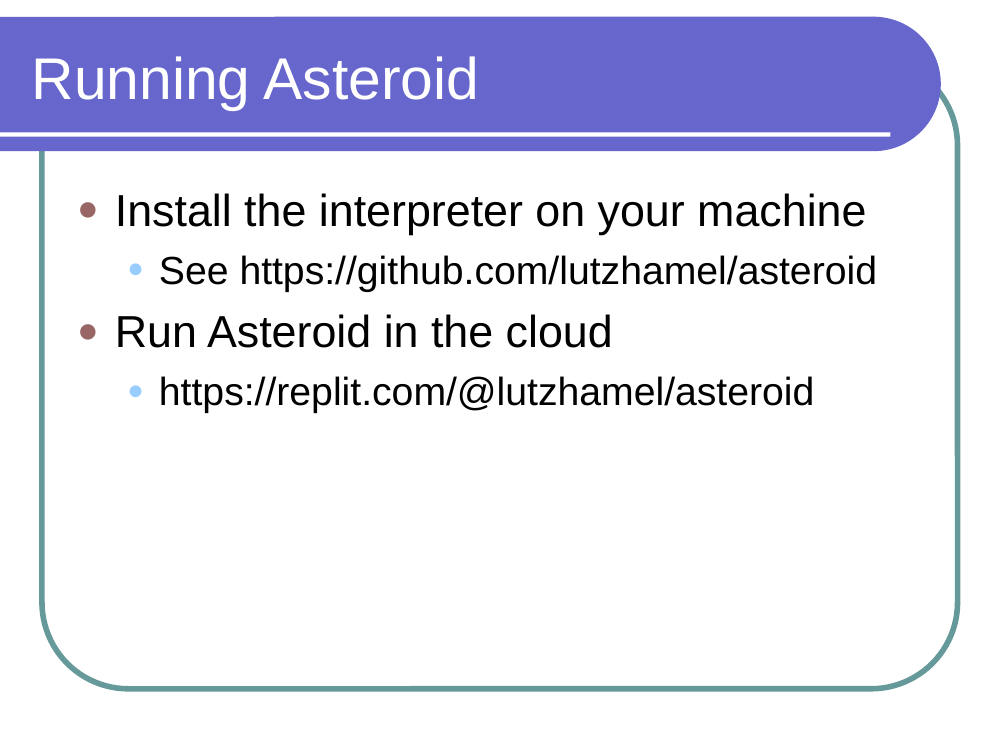
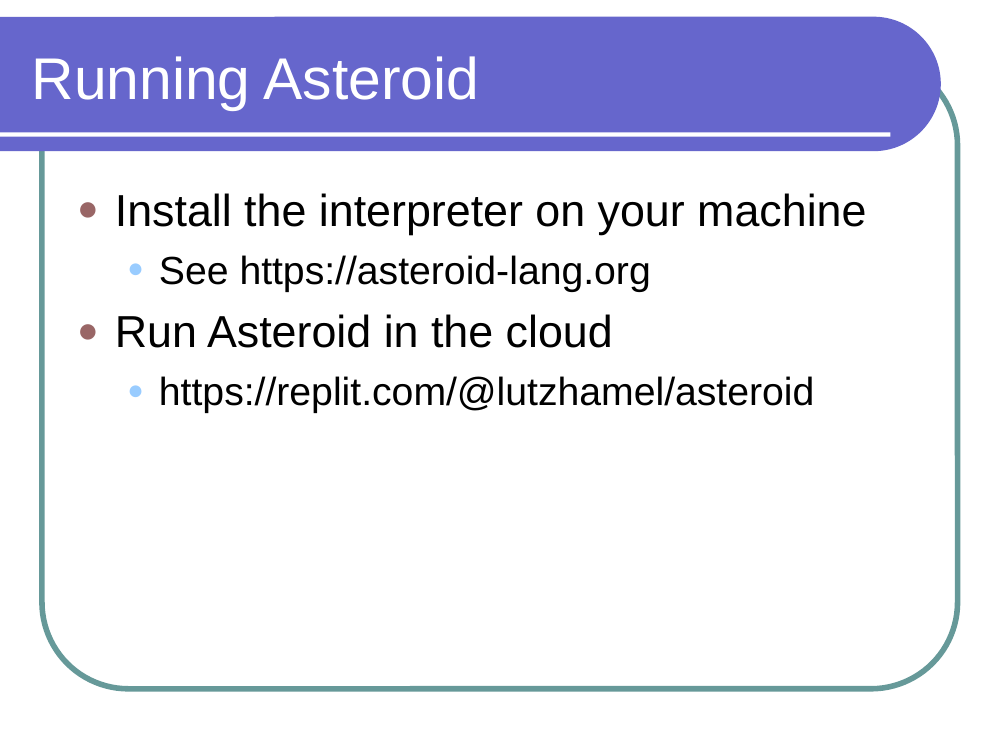
Before and after one commit to lutzhamel/CSC301, a slide deck: slide 14 of notes/csc301-ln002.ppt (slide 13 before the commit). Drawn at 1008x756 pixels with LibreOffice and Linux fonts; fonts in the diff are those of the drawing. Boxes give left, top, right and bottom in pixels: in the first picture for what was removed or moved away, otherwise in the second. Text is boxed around its words. In the diff, an @@ line names an element or a change of style, - is before the commit and + after.

```diff
--- a/notes/csc301-ln002.ppt
+++ b/notes/csc301-ln002.ppt
@@ text at bbox=[159, 255, 651, 292]: text changed @@
-  ● See https://github.com/lutzhamel/asteroid
+  ● See https://asteroid-lang.org
```
Also in this commit, not shown: 7 other slides changed, 1 slide added, 3 other files.
